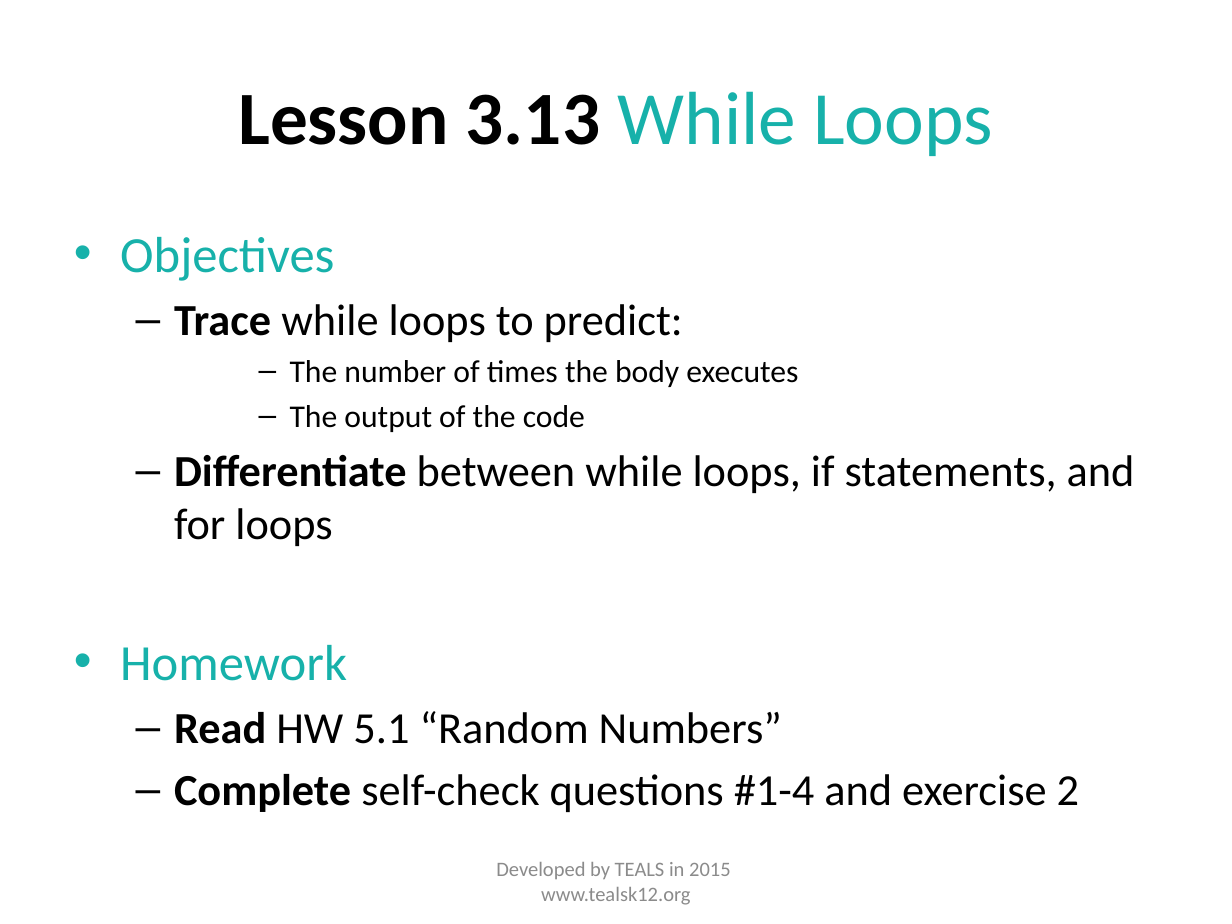
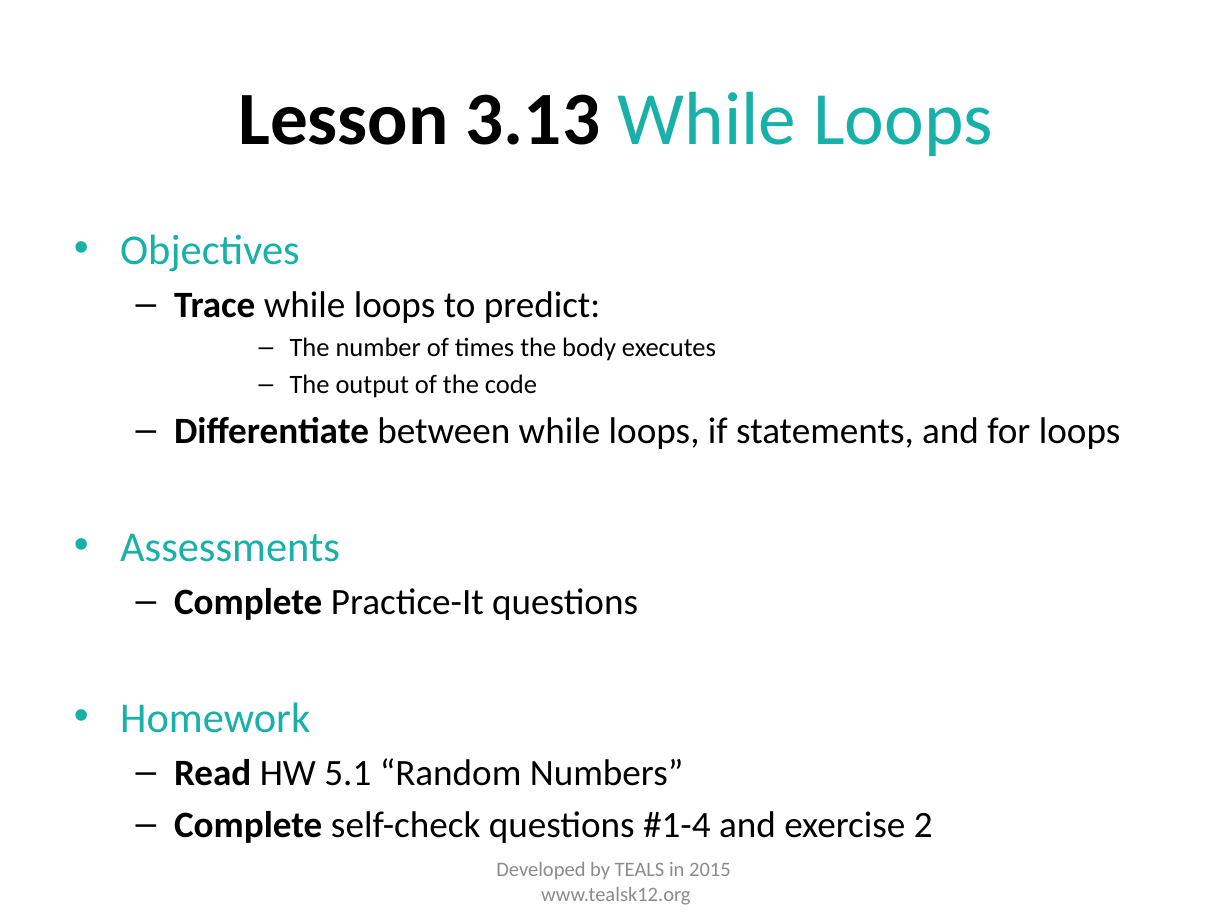
Before and after one commit to TEALSK12/apcsa-public, a slide deck: slide 14 of curriculum/Unit3/Unit 3 Slides.pptx. Drawn at 1232x924 pixels with LibreOffice and Linux fonts; fonts in the diff are those of the drawing. Boxes give left, top, right and bottom in pixels: in the first picture for what was removed or moved away, otherwise in the second. Text is boxed around its words. In the diff, an @@ line names an element or a change of style, - is before the commit and + after.

```diff
--- a/curriculum/Unit3/Unit 3 Slides.pptx
+++ b/curriculum/Unit3/Unit 3 Slides.pptx
@@ text at bbox=[120, 234, 1121, 843]: size 29.6 to 24.8 pt in "Objectives", "Homework"; size 25.9 to 21.7 pt in "Trace while loops to predict:", "Differentiate between while loops, if statements, and ...", "Read HW 5.1 “Random Numbers”", "Complete self-check questions #1-4 and exercise 2"; size 18.5 to 15.5 pt in "The number of times the body executes", "The output of the code" @@
@@ text at bbox=[120, 533, 638, 620]: paragraphs added @@
+• Assessments
+  – Complete Practice-It questions
```
Also in this commit, not shown: 5 other slides changed, 21 other files.
